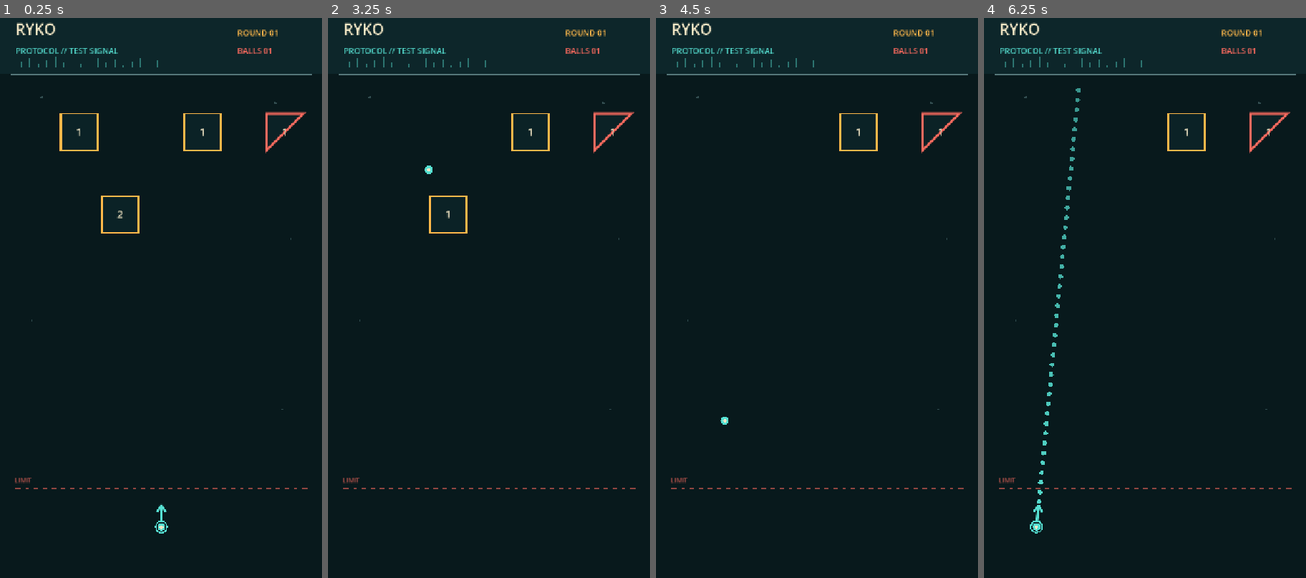
Above: before the commit, frames 1-4 (left to right).
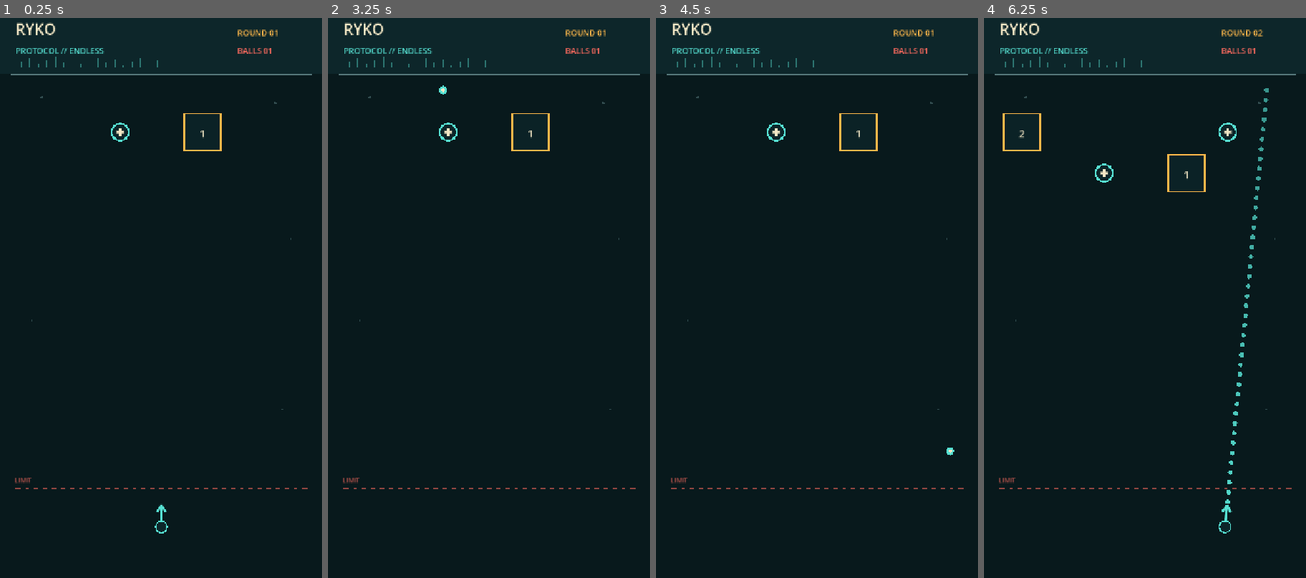
Above: after the commit, the same moments.

Repository: dfagaras/ryko-game
Game: Godot game, scene res://scenes/main.tscn
The game is run twice, just before and just after one commit, with the same random seed, the same clock (stepped at 60 frames per second) and the same inputs.
Inputs (mouse positions are in pixels of both pictures, inside the frame that each line leads up to):
- Up to frame 1 (0.25 s): no input
- Up to frame 2 (3.25 s): tap Enter at 0.5 s; move the mouse to (559, 264) at 0.52 s; click (559, 264) at 0.67 s; tap Space at 1.25 s; drag from (424, 320) to (472, 404) at 1.27 s; move the mouse to (521, 163) at 2.02 s; click (521, 163) at 2.17 s; drag from (472, 404) to (392, 208) at 2.77 s
- Up to frame 3 (4.5 s): tap Enter at 3.5 s; move the mouse to (913, 376) at 3.52 s; click (913, 376) at 3.67 s; drag from (720, 208) to (768, 146) at 4.27 s
- Up to frame 4 (6.25 s): move the mouse to (1161, 292) at 5.02 s; click (1161, 292) at 5.17 s; tap Space at 5.75 s; drag from (1096, 146) to (1080, 320) at 5.77 s

The runs differ from the first frame. In frame 1, 0.7% of the frame differs, in the area x 18-96%, y 5-92%; in frame 2, 0.6%; in frame 3, 0.5%; in frame 4, 1.9%, in the area x 5-96%, y 2-93%.

Commit message:
Implement endless turn loop and align triangle labels

Diff:
--- a/scripts/main.gd
+++ b/scripts/main.gd
@@ -1,4 +1,10 @@
 extends Node2D
+
+enum TurnState {
+	AIMING,
+	FIRING,
+	GAME_OVER
+}
 
 const W := 720.0
 const H := 1280.0
@@ -9,13 +15,21 @@
 const DANGER_Y := 1080.0
 const CELL := 82.0
 const GAP := 10.0
+const ROW_STEP := CELL + GAP
 const GRID_X := 43.0
+const GRID_Y := 242.0
+const COLUMN_COUNT := 7
 
 const MIN_PULL_DISTANCE := 14.0
 const MAX_PULL_DISTANCE := 300.0
 const RELEASE_PULL_DISTANCE := 48.0
 const MIN_UPWARD_COMPONENT := 0.045
 const BALL_SPEED := 760.0
+const BALL_RADIUS := 8.0
+const BALL_LAUNCH_INTERVAL := 0.075
+const PICKUP_RADIUS := 19.0
+const TRIANGLE_CHANCE := 0.28
+const TRIANGLE_ORIENTATIONS := ["top_left", "top_right", "bottom_left", "bottom_right"]
 
 const BG := Color("#08191c")
 const PANEL := Color("#0d262a")
@@ -25,25 +39,39 @@
 const MUTED := Color("#55777a")
 const CREAM := Color("#f3e7c5")
 
+@export var fixed_generation_seed: int = 0
+
+var state := TurnState.AIMING
+var turn := 1
+var ball_count := 1
+var pending_ball_bonus := 0
 var launcher := Vector2(W * 0.5, RETURN_Y)
+var next_launcher_x := W * 0.5
+var first_return_recorded := false
+
 var aim_direction := Vector2(0, -1)
 var is_aiming := false
 var drag_origin := Vector2.ZERO
 var pull_distance := 0.0
 var pull_strength := 0.0
-var ball: CharacterBody2D
-var ball_velocity := Vector2.ZERO
-var ball_active := false
+
+var volley_direction := Vector2(0, -1)
+var launched_ball_count := 0
+var active_ball_count := 0
+var launch_timer := 0.0
+
+var balls: Array[Dictionary] = []
 var blocks: Array[Dictionary] = []
+var pickups: Array[Dictionary] = []
 var fallback_font: Font
+var rng := RandomNumberGenerator.new()
+var run_seed := 0
 
 
 func _ready() -> void:
 	fallback_font = ThemeDB.fallback_font
 	_create_boundaries()
-	_create_ball()
-	_create_demo_blocks()
-	queue_redraw()
+	_start_new_run()
 
 
 func _create_boundaries() -> void:
@@ -64,26 +92,84 @@
 	add_child(wall)
 
 
-func _create_ball() -> void:
-	ball = CharacterBody2D.new()
-	ball.position = launcher
-	var collision := CollisionShape2D.new()
-	var shape := CircleShape2D.new()
-	shape.radius = 8.0
-	collision.shape = shape
-	ball.add_child(collision)
-	add_child(ball)
-
-
-func _create_demo_blocks() -> void:
-	_add_square_block(1, 0, 1)
-	_add_square_block(4, 0, 1)
-	_add_triangle_block(6, 0, 1, "top_left")
-	_add_square_block(2, 2, 2)
+func _start_new_run() -> void:
+	_clear_run_objects()
+	state = TurnState.AIMING
+	turn = 1
+	ball_count = 1
+	pending_ball_bonus = 0
+	launcher = Vector2(W * 0.5, RETURN_Y)
+	next_launcher_x = launcher.x
+	first_return_recorded = false
+	aim_direction = Vector2(0, -1)
+	is_aiming = false
+	pull_distance = 0.0
+	pull_strength = 0.0
+	launched_ball_count = 0
+	active_ball_count = 0
+	launch_timer = 0.0
+
+	if fixed_generation_seed != 0:
+		run_seed = fixed_generation_seed
+	else:
+		run_seed = int(Time.get_unix_time_from_system() * 1000.0) ^ Time.get_ticks_msec()
+	rng.seed = run_seed
+	print("RYKO endless seed: %s" % run_seed)
+
+	_spawn_row(turn)
+	queue_redraw()
+
+
+func _clear_run_objects() -> void:
+	for item in blocks:
+		var body: StaticBody2D = item.get("body") as StaticBody2D
+		if is_instance_valid(body):
+			body.queue_free()
+	blocks.clear()
+
+	for entry in balls:
+		var body: CharacterBody2D = entry.get("body") as CharacterBody2D
+		if is_instance_valid(body):
+			body.queue_free()
+	balls.clear()
+	pickups.clear()
 
 
 func _cell_center(column: int, row: int) -> Vector2:
-	return Vector2(GRID_X + column * (CELL + GAP) + CELL * 0.5, 242.0 + row * (CELL + GAP) + CELL * 0.5)
+	return Vector2(GRID_X + column * ROW_STEP + CELL * 0.5, GRID_Y + row * ROW_STEP + CELL * 0.5)
+
+
+func _spawn_row(hp: int) -> void:
+	var columns := _shuffled_columns()
+	var block_count := rng.randi_range(1, 3)
+
+	for index in range(block_count):
+		var column := columns[index]
+		if turn >= 3 and rng.randf() < TRIANGLE_CHANCE:
+			var orientation: String = TRIANGLE_ORIENTATIONS[rng.randi_range(0, TRIANGLE_ORIENTATIONS.size() - 1)]
+			_add_triangle_block(column, 0, hp, orientation)
+		else:
+			_add_square_block(column, 0, hp)
+
+	var pickup_column := columns[block_count]
+	pickups.append({
+		"column": pickup_column,
+		"row": 0,
+		"position": _cell_center(pickup_column, 0),
+		"collected": false
+	})
+
+
+func _shuffled_columns() -> Array[int]:
+	var result: Array[int] = []
+	for column in range(COLUMN_COUNT):
+		result.append(column)
+	for index in range(result.size() - 1, 0, -1):
+		var swap_index := rng.randi_range(0, index)
+		var value := result[index]
+		result[index] = result[swap_index]
+		result[swap_index] = value
+	return result
 
 
 func _add_square_block(column: int, row: int, hp: int) -> void:
@@ -102,6 +188,8 @@
 		"shape": "square",
 		"hp": hp,
 		"position": body.position,
+		"column": column,
+		"row": row,
 		"orientation": ""
 	})
 
@@ -112,11 +200,7 @@
 	body.set_meta("kind", "block")
 	body.set_meta("block_index", blocks.size())
 	var collision := CollisionPolygon2D.new()
-	collision.polygon = PackedVector2Array([
-		Vector2(-CELL * 0.5, -CELL * 0.5),
-		Vector2(CELL * 0.5, -CELL * 0.5),
-		Vector2(-CELL * 0.5, CELL * 0.5)
-	])
+	collision.polygon = _triangle_local_points(orientation)
 	body.add_child(collision)
 	add_child(body)
 	blocks.append({
@@ -124,12 +208,34 @@
 		"shape": "triangle",
 		"hp": hp,
 		"position": body.position,
+		"column": column,
+		"row": row,
 		"orientation": orientation
 	})
 
 
+func _triangle_local_points(orientation: String) -> PackedVector2Array:
+	var half := CELL * 0.5
+	match orientation:
+		"top_right":
+			return PackedVector2Array([Vector2(-half, -half), Vector2(half, -half), Vector2(half, half)])
+		"bottom_left":
+			return PackedVector2Array([Vector2(-half, -half), Vector2(-half, half), Vector2(half, half)])
+		"bottom_right":
+			return PackedVector2Array([Vector2(half, -half), Vector2(-half, half), Vector2(half, half)])
+		_:
+			return PackedVector2Array([Vector2(-half, -half), Vector2(half, -half), Vector2(-half, half)])
+
+
 func _unhandled_input(event: InputEvent) -> void:
-	if ball_active:
+	if state == TurnState.GAME_OVER:
+		if event is InputEventScreenTouch and event.pressed:
+			_start_new_run()
+		elif event is InputEventMouseButton and event.button_index == MOUSE_BUTTON_LEFT and event.pressed:
+			_start_new_run()
+		return
+
+	if state != TurnState.AIMING:
 		return
 
 	if event is InputEventScreenTouch:
@@ -163,14 +269,11 @@
 	var pull := pointer - drag_origin
 	pull_distance = maxf(0.0, pull.y)
 
-	# Vertical pull controls only the guide strength. Returning to the
-	# original touch height fully retracts the guide and cancels the shot.
 	if pull_distance < MIN_PULL_DISTANCE:
 		pull_strength = 0.0
 		is_aiming = false
 		return
 
-	# Horizontal pull adjusts the angle without changing guide strength.
 	var candidate := Vector2(-pull.x, -pull_distance).normalized()
 	if candidate.y > -MIN_UPWARD_COMPONENT:
 		candidate.y = -MIN_UPWARD_COMPONENT
@@ -187,30 +290,74 @@
 
 func _release_aim() -> void:
 	if is_aiming and pull_distance >= RELEASE_PULL_DISTANCE:
-		_launch()
+		_launch_volley()
 	is_aiming = false
 	pull_distance = 0.0
 	pull_strength = 0.0
 
 
-func _launch() -> void:
-	ball_active = true
-	ball_velocity = aim_direction * BALL_SPEED
+func _launch_volley() -> void:
+	state = TurnState.FIRING
+	volley_direction = aim_direction
+	launched_ball_count = 0
+	active_ball_count = 0
+	launch_timer = 0.0
+	first_return_recorded = false
+	next_launcher_x = launcher.x
+	balls.clear()
+
+
+func _spawn_volley_ball() -> void:
+	var body := CharacterBody2D.new()
+	body.position = launcher
+	# Balls share the same launch path but must never collide with one another.
+	body.collision_layer = 2
+	body.collision_mask = 1
+	var collision := CollisionShape2D.new()
+	var shape := CircleShape2D.new()
+	shape.radius = BALL_RADIUS
+	collision.shape = shape
+	body.add_child(collision)
+	add_child(body)
+	balls.append({
+		"body": body,
+		"velocity": volley_direction * BALL_SPEED,
+		"returned": false
+	})
+	launched_ball_count += 1
+	active_ball_count += 1
 
 
 func _physics_process(delta: float) -> void:
-	if not ball_active:
-		return
-
-	var collision := ball.move_and_collide(ball_velocity * delta)
-	if collision:
-		ball_velocity = ball_velocity.bounce(collision.get_normal()).normalized() * BALL_SPEED
-		var collider := collision.get_collider()
-		if collider is StaticBody2D and collider.get_meta("kind", "") == "block":
-			_hit_block(collider)
-
-	if ball.position.y > RETURN_Y + 32.0:
-		_reset_ball()
+	if state != TurnState.FIRING:
+		return
+
+	launch_timer -= delta
+	while launched_ball_count < ball_count and launch_timer <= 0.0:
+		_spawn_volley_ball()
+		launch_timer += BALL_LAUNCH_INTERVAL
+
+	for entry in balls:
+		if bool(entry["returned"]):
+			continue
+		var body: CharacterBody2D = entry["body"] as CharacterBody2D
+		if not is_instance_valid(body):
+			continue
+		var velocity: Vector2 = entry["velocity"]
+		var collision := body.move_and_collide(velocity * delta)
+		if collision:
+			velocity = velocity.bounce(collision.get_normal()).normalized() * BALL_SPEED
+			entry["velocity"] = velocity
+			var collider := collision.get_collider()
+			if collider is StaticBody2D and collider.get_meta("kind", "") == "block":
+				_hit_block(collider)
+
+		_collect_pickups_at(body.position)
+		if body.position.y > RETURN_Y + 32.0:
+			_return_ball(entry)
+
+	if launched_ball_count == ball_count and active_ball_count == 0:
+		_finish_volley()
 
 	queue_redraw()
 
@@ -220,29 +367,83 @@
 	if index < 0 or index >= blocks.size():
 		return
 	var item := blocks[index]
-	if item["body"] == null:
+	var block_body: StaticBody2D = item["body"] as StaticBody2D
+	if not is_instance_valid(block_body):
 		return
 	item["hp"] = int(item["hp"]) - 1
 	if int(item["hp"]) <= 0:
-		item["body"].queue_free()
+		block_body.collision_layer = 0
+		block_body.queue_free()
 		item["body"] = null
 
 
-func _reset_ball() -> void:
-	# The first ball to cross the return line determines the next shot origin.
-	# There is one ball for now; this rule remains valid when volleys are added.
-	launcher.x = clampf(ball.position.x, BOARD_LEFT + 10.0, BOARD_RIGHT - 10.0)
+func _collect_pickups_at(ball_position: Vector2) -> void:
+	for pickup in pickups:
+		if bool(pickup["collected"]):
+			continue
+		var pickup_position: Vector2 = pickup["position"]
+		if ball_position.distance_to(pickup_position) <= PICKUP_RADIUS + BALL_RADIUS:
+			pickup["collected"] = true
+			pending_ball_bonus += 1
+
+
+func _return_ball(entry: Dictionary) -> void:
+	var body: CharacterBody2D = entry["body"] as CharacterBody2D
+	if not first_return_recorded:
+		next_launcher_x = clampf(body.position.x, BOARD_LEFT + BALL_RADIUS, BOARD_RIGHT - BALL_RADIUS)
+		first_return_recorded = true
+	entry["returned"] = true
+	active_ball_count -= 1
+	body.queue_free()
+	entry["body"] = null
+
+
+func _finish_volley() -> void:
+	balls.clear()
+	launcher.x = next_launcher_x
 	launcher.y = RETURN_Y
-	ball_active = false
-	ball_velocity = Vector2.ZERO
-	ball.position = launcher
+	ball_count += pending_ball_bonus
+	pending_ball_bonus = 0
+	_advance_board()
+
+
+func _advance_board() -> void:
+	for item in blocks:
+		var body: StaticBody2D = item["body"] as StaticBody2D
+		if not is_instance_valid(body):
+			continue
+		item["row"] = int(item["row"]) + 1
+		body.position += Vector2(0.0, ROW_STEP)
+		item["position"] = body.position
+		if body.position.y + CELL * 0.5 >= DANGER_Y:
+			state = TurnState.GAME_OVER
+
+	var remaining_pickups: Array[Dictionary] = []
+	for pickup in pickups:
+		if bool(pickup["collected"]):
+			continue
+		pickup["row"] = int(pickup["row"]) + 1
+		var pickup_position: Vector2 = pickup["position"]
+		pickup_position += Vector2(0.0, ROW_STEP)
+		pickup["position"] = pickup_position
+		if pickup_position.y < DANGER_Y:
+			remaining_pickups.append(pickup)
+	pickups = remaining_pickups
+
+	if state == TurnState.GAME_OVER:
+		is_aiming = false
+		queue_redraw()
+		return
+
+	turn += 1
+	_spawn_row(turn)
+	state = TurnState.AIMING
 	queue_redraw()
 
 
 func _first_aim_hit() -> Vector2:
 	var target := launcher + aim_direction * 1600.0
 	var query := PhysicsRayQueryParameters2D.create(launcher + aim_direction * 14.0, target)
-	query.exclude = [ball.get_rid()]
 	var result := get_world_2d().direct_space_state.intersect_ray(query)
 	if result.has("position"):
 		return result["position"]
@@ -258,14 +459,27 @@
 	_draw_header()
 	_draw_danger_line()
 	_draw_blocks()
-
-	if not ball_active:
+	_draw_pickups()
+
+	if state == TurnState.AIMING:
 		_draw_launcher()
 		if is_aiming:
 			_draw_aim_guide()
 
-	draw_circle(ball.position, 9.0, AQUA)
-	draw_circle(ball.position, 4.0, CREAM)
+	_draw_active_balls()
+	if state == TurnState.GAME_OVER:
+		_draw_game_over()
+
+
+func _draw_active_balls() -> void:
+	for entry in balls:
+		if bool(entry["returned"]):
+			continue
+		var body: CharacterBody2D = entry["body"] as CharacterBody2D
+		if not is_instance_valid(body):
+			continue
+		draw_circle(body.position, 9.0, AQUA)
+		draw_circle(body.position, 4.0, CREAM)
 
 
 func _draw_aim_guide() -> void:
@@ -286,9 +500,9 @@
 
 func _draw_header() -> void:
 	draw_string(fallback_font, Vector2(34, 66), "RYKO", HORIZONTAL_ALIGNMENT_LEFT, -1, 34, CREAM)
-	draw_string(fallback_font, Vector2(34, 108), "PROTOCOL // TEST SIGNAL", HORIZONTAL_ALIGNMENT_LEFT, -1, 18, AQUA)
-	draw_string(fallback_font, Vector2(W - 190, 68), "ROUND 01", HORIZONTAL_ALIGNMENT_LEFT, -1, 18, AMBER)
-	draw_string(fallback_font, Vector2(W - 190, 108), "BALLS 01", HORIZONTAL_ALIGNMENT_LEFT, -1, 18, CORAL)
+	draw_string(fallback_font, Vector2(34, 108), "PROTOCOL // ENDLESS", HORIZONTAL_ALIGNMENT_LEFT, -1, 18, AQUA)
+	draw_string(fallback_font, Vector2(W - 190, 68), "ROUND %02d" % turn, HORIZONTAL_ALIGNMENT_LEFT, -1, 18, AMBER)
+	draw_string(fallback_font, Vector2(W - 190, 108), "BALLS %02d" % ball_count, HORIZONTAL_ALIGNMENT_LEFT, -1, 18, CORAL)
 
 
 func _draw_signal_details() -> void:
@@ -307,25 +521,46 @@
 
 func _draw_blocks() -> void:
 	for item in blocks:
-		if item["body"] == null:
+		var body: StaticBody2D = item["body"] as StaticBody2D
+		if not is_instance_valid(body):
 			continue
 		var center: Vector2 = item["position"]
+		var label_center := center
 		var hp := str(item["hp"])
 		if item["shape"] == "square":
 			var rect := Rect2(center - Vector2(CELL, CELL) * 0.5, Vector2(CELL, CELL))
 			draw_rect(rect, Color(PANEL, 0.72), true)
 			draw_rect(rect, AMBER, false, 4.0)
 		else:
-			var points := PackedVector2Array([
-				center + Vector2(-CELL * 0.5, -CELL * 0.5),
-				center + Vector2(CELL * 0.5, -CELL * 0.5),
-				center + Vector2(-CELL * 0.5, CELL * 0.5)
-			])
+			var local_points := _triangle_local_points(String(item["orientation"]))
+			var points := PackedVector2Array()
+			var centroid := Vector2.ZERO
+			for point in local_points:
+				points.append(center + point)
+				centroid += point
+			centroid /= float(local_points.size())
+			label_center = center + centroid
 			draw_colored_polygon(points, Color(PANEL, 0.72))
 			var outline := PackedVector2Array([points[0], points[1], points[2], points[0]])
 			draw_polyline(outline, CORAL, 4.0, true)
-		var text_size := fallback_font.get_string_size(hp, HORIZONTAL_ALIGNMENT_LEFT, -1, 24)
-		draw_string(fallback_font, center + Vector2(-text_size.x * 0.5, 8), hp, HORIZONTAL_ALIGNMENT_LEFT, -1, 24, CREAM)
+		_draw_centered_label(hp, label_center, 24, CREAM)
+
+
+func _draw_centered_label(text: String, center: Vector2, font_size: int, color: Color) -> void:
+	var text_size := fallback_font.get_string_size(text, HORIZONTAL_ALIGNMENT_LEFT, -1, font_size)
+	var baseline := center + Vector2(-text_size.x * 0.5, text_size.y * 0.34)
+	draw_string(fallback_font, baseline, text, HORIZONTAL_ALIGNMENT_LEFT, -1, font_size, color)
+
+
+func _draw_pickups() -> void:
+	for pickup in pickups:
+		if bool(pickup["collected"]):
+			continue
+		var center: Vector2 = pickup["position"]
+		draw_circle(center, PICKUP_RADIUS, Color(PANEL, 0.9))
+		draw_arc(center, PICKUP_RADIUS, 0.0, TAU, 32, AQUA, 4.0)
+		draw_line(center + Vector2(-8, 0), center + Vector2(8, 0), CREAM, 4.0, true)
+		draw_line(center + Vector2(0, -8), center + Vector2(0, 8), CREAM, 4.0, true)
 
 
 func _draw_launcher() -> void:
@@ -336,3 +571,10 @@
 	draw_line(launcher + aim_direction * 12.0, tip, AQUA, 5.0, true)
 	draw_line(tip, tip - aim_direction * 14.0 + side * 9.0, AQUA, 4.0, true)
 	draw_line(tip, tip - aim_direction * 14.0 - side * 9.0, AQUA, 4.0, true)
+
+
+func _draw_game_over() -> void:
+	draw_rect(Rect2(Vector2(0, 360), Vector2(W, 360)), Color(0.02, 0.07, 0.08, 0.94), true)
+	draw_string(fallback_font, Vector2(0, 470), "SIGNAL LOST", HORIZONTAL_ALIGNMENT_CENTER, W, 48, CORAL)
+	draw_string(fallback_font, Vector2(0, 535), "ROUND %02d" % turn, HORIZONTAL_ALIGNMENT_CENTER, W, 26, CREAM)
+	draw_string(fallback_font, Vector2(0, 610), "TAP TO RESTART", HORIZONTAL_ALIGNMENT_CENTER, W, 20, AQUA)
